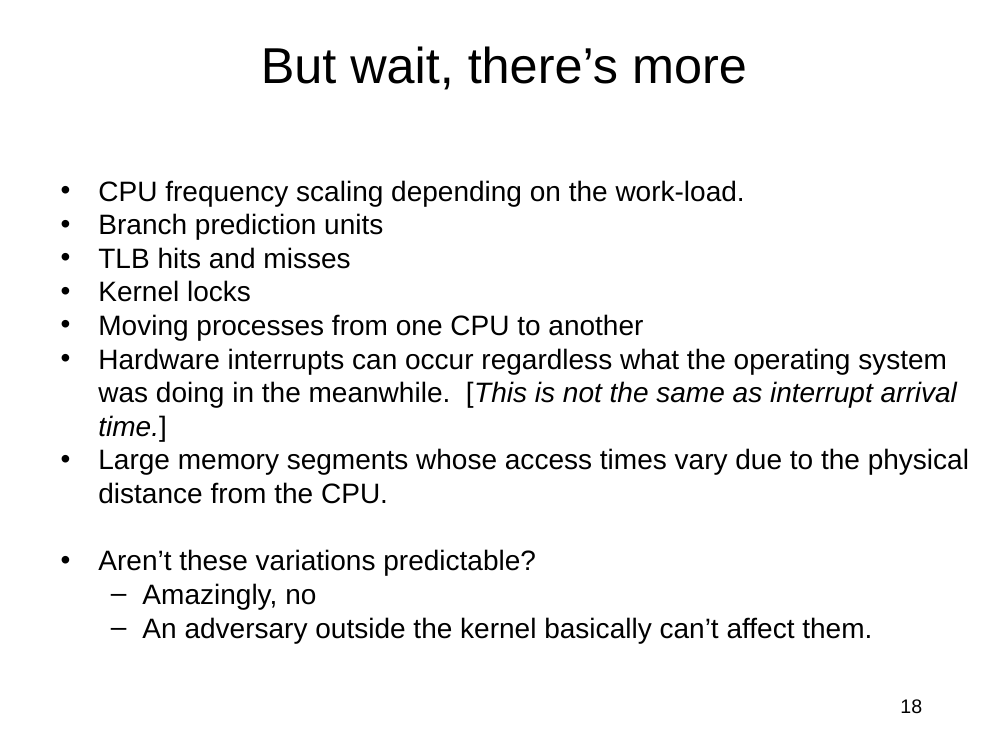
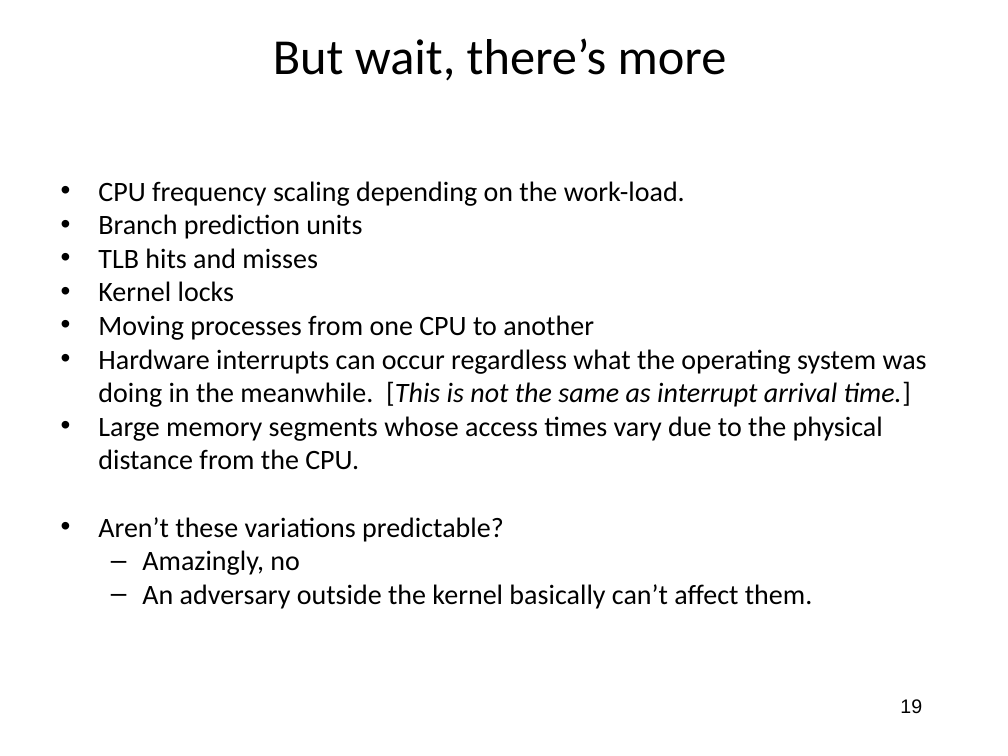
Before and after one commit to jlmucb/class_notes, a slide deck: slide 19 of BerkeleyClass/CS290Spring2013/Lectures/entropy_talk.pptx (slide 18 before the commit). Drawn at 1008x756 pixels with LibreOffice and Linux fonts; fonts in the diff are those of the drawing. Boxes give left, top, right and bottom in pixels: in the first picture for what was removed or moved away, otherwise in the second. Text is boxed around its words. In the diff, an @@ line names an element or a change of style, - is before the commit and + after.

```diff
--- a/BerkeleyClass/CS290Spring2013/Lectures/entropy_talk.pptx
+++ b/BerkeleyClass/CS290Spring2013/Lectures/entropy_talk.pptx
@@ title "But wait, there’s more" at bbox=[273, 38, 727, 81]: font Arial to Calibri @@
@@ title "But wait, there’s more": place and size @@
-title "But wait, there’s more" at bbox=[261, 46, 747, 90]
+title "But wait, there’s more" at bbox=[273, 38, 727, 81]
@@ text "CPU frequency scaling depending on ..." at bbox=[98, 181, 927, 609]: font Arial to Calibri @@
@@ page number at bbox=[900, 699, 922, 714]: text changed @@
-18
+19
```
Also in this commit, not shown: 54 other slides changed, 1 slide added, 1 other file.
